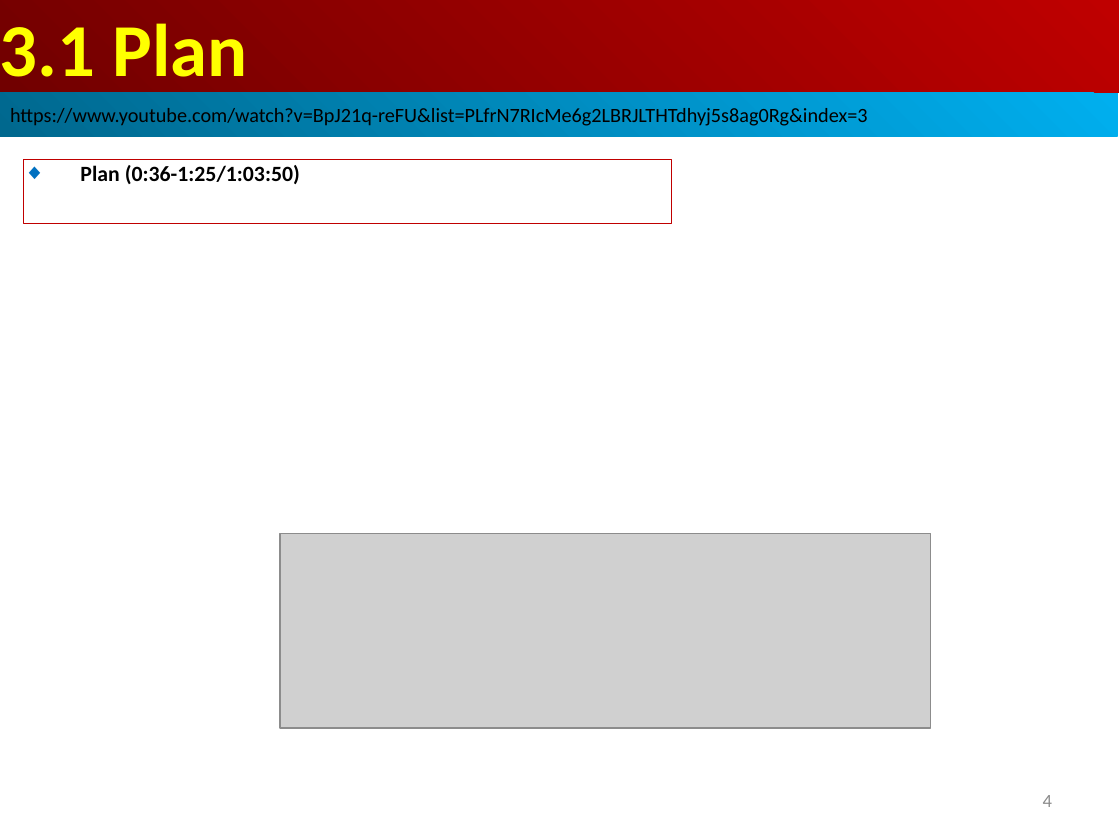
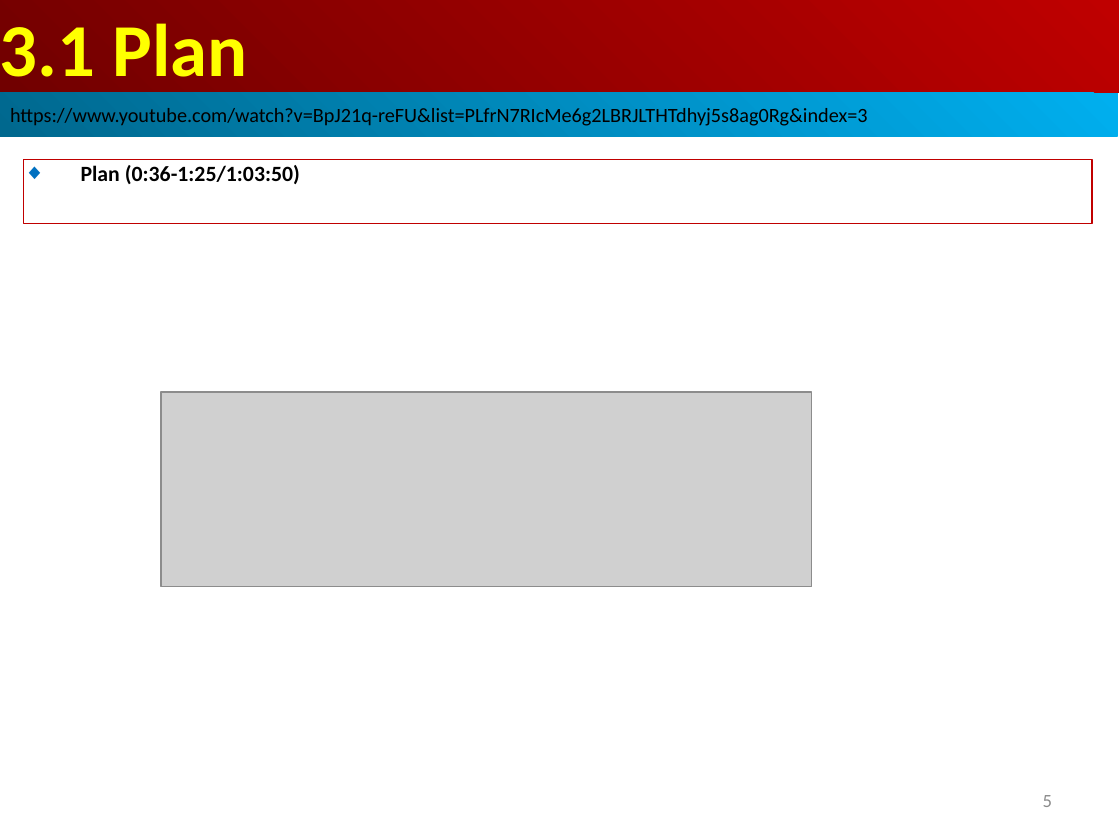
Before and after one commit to peterhchen/AIU_CS800_Chisel, a slide deck: slide 5 of 500_UCSC_HWD/003_CombLogic/000_Video/003.01_10_CombLogic.ppt (slide 4 before the commit). Drawn at 1120x840 pixels with LibreOffice and Linux fonts; fonts in the diff are those of the drawing; grey boxes stand for pictures. Boxes give left, top, right and bottom in pixels: in the first picture for what was removed or moved away, otherwise in the second. Text is boxed around its words. In the diff, an @@ line names an element or a change of style, - is before the commit and + after.

```diff
--- a/500_UCSC_HWD/003_CombLogic/000_Video/003.01_10_CombLogic.ppt
+++ b/500_UCSC_HWD/003_CombLogic/000_Video/003.01_10_CombLogic.ppt
@@ rectangle "Plan (0:36-1:25/1:03:50)": place and size @@
-rectangle "Plan (0:36-1:25/1:03:50)" at [24, 159, 672, 224]
+rectangle "Plan (0:36-1:25/1:03:50)" at [24, 159, 1092, 224]
@@ picture: place and size @@
-picture at [280, 533, 931, 728]
+picture at [161, 392, 812, 587]
@@ page number at [1043, 795, 1052, 807]: text changed @@
-4
+5
```
Also in this commit, not shown: 2 other slides changed, 29 slides added.
